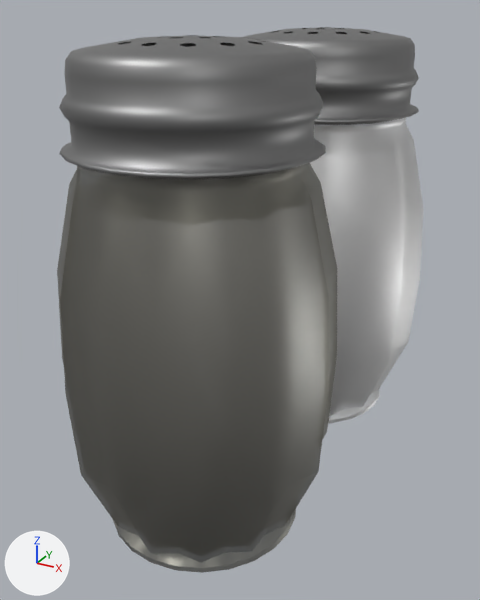
The COLLADA model utensil_shaker/textured.dae: old version first, new version second.
Rendered twice from a 50 mm camera at (0.237, -0.382, 0.359) aimed at (-0.006, 0.061, 0.138). The axes (+X, +Y, +Z) are drawn at lower left. The lights are the same throughout. Where no turn or scale is listed for an object, it has been applied to the vertices.

Objects in the first picture: 'Peeper', 'Salt'.
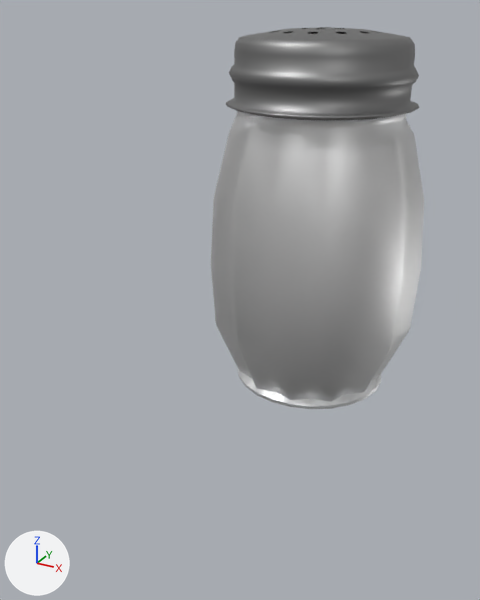
The newer file is also rescaled (x0.3), turned or shifted as a whole; pictures and numbers use the older file's frame.

Boxes (x1, y1, x2, y2) around the edits, measured in the pictures (480 x 600 px):
```json
{"object": "Peeper", "change": "deleted", "before": [57, 35, 337, 573], "faces in mat_01___default (grey #908e84)": [57, 163, 337, 573], "faces in mat_02___default (grey #919191)": [59, 35, 326, 179]}
{"object": "Salt", "change": "moved, rescaled", "before": [243, 27, 423, 423], "after": [211, 27, 424, 409]}
```

The change, as JSON lines over the scene's bpy script:
```json
{"op": "remove", "block": "ob_peeper", "code": ["ob_peeper = bpy.data.objects.new('Peeper', me_mesh_007)", "ob_peeper.location = (0.0057, -0.021, 0.0)"]}
{"op": "set", "path": "ob_salt.location", "old": "(0.0057, -0.021, 0.0)", "new": "(0.0057, -0.021, 0.0164)"}
{"op": "set", "path": "ob_salt.scale", "old": "(0.0025, 0.0025, 0.00254)", "new": "(0.0025, 0.0025, 0.00242)"}
```
